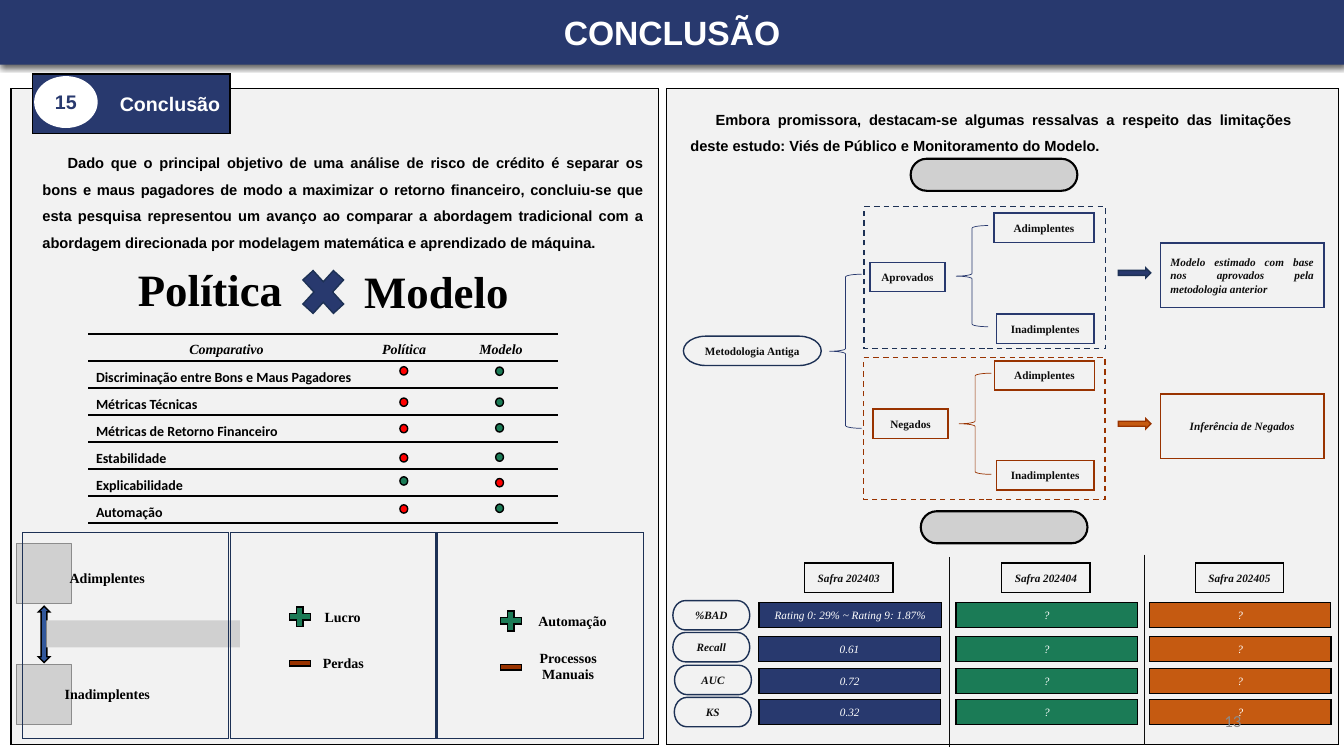
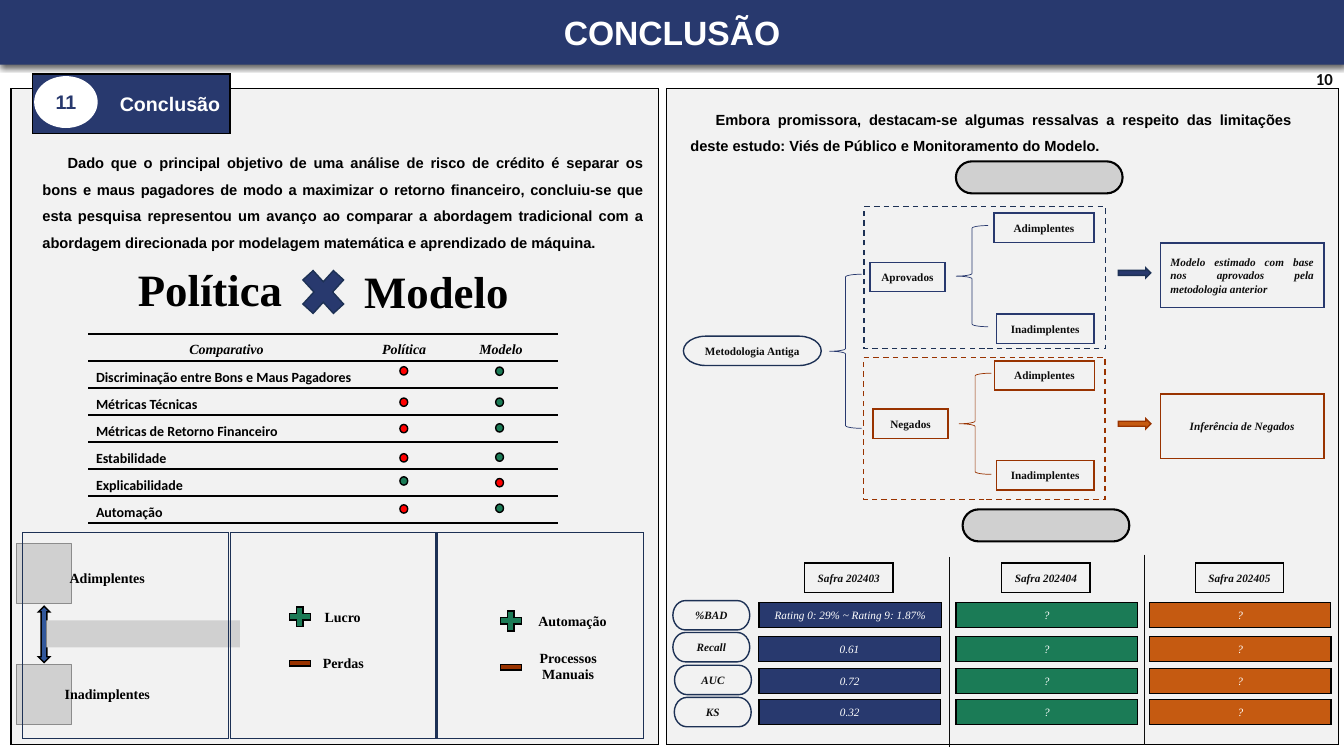
Before and after one commit to leonardovargas10/Modelo_Risco_de_Credito, a slide deck: slide 10 of documents/Apresentação - Leonardo_Aderaldo_Vargas[1].pptx (slide 13 before the commit). Drawn at 1344x756 pixels with LibreOffice and Linux fonts; fonts in the diff are those of the drawing; grey boxes stand for pictures. Boxes give left, top, right and bottom in pixels: in the first picture for what was removed or moved away, otherwise in the second. Text is boxed around its words. In the diff, an @@ line names an element or a change of style, - is before the commit and + after.

```diff
--- a/documents/Apresentação - Leonardo_Aderaldo_Vargas[1].pptx
+++ b/documents/Apresentação - Leonardo_Aderaldo_Vargas[1].pptx
@@ page number added at (x1=1316, y1=74, x2=1333, y2=89), 12 pt, text #0D0D0D, bold @@
+10
@@ text in ellipse at (x1=56, y1=95, x2=77, y2=109): text changed @@
-15
+11
@@ picture moved from (x1=910, y1=159, x2=1077, y2=192) to (x1=956, y1=161, x2=1122, y2=194) @@
@@ picture moved from (x1=921, y1=511, x2=1087, y2=543) to (x1=963, y1=509, x2=1129, y2=541) @@
@@ page number removed at (x1=1224, y1=714, x2=1241, y2=732) @@
-13
```
Also in this commit, not shown: 11 other slides changed, 3 slides added, 1 slide removed.
